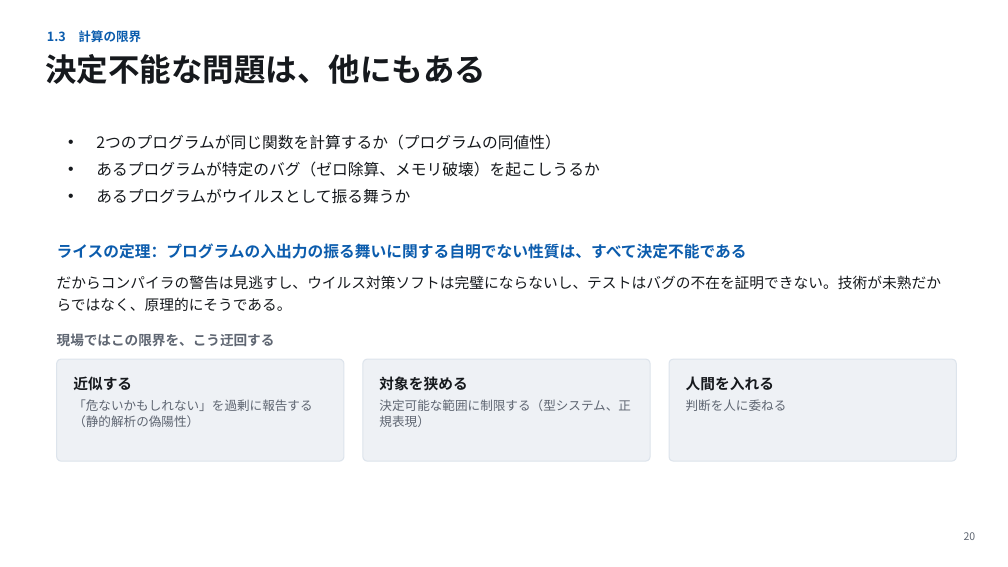
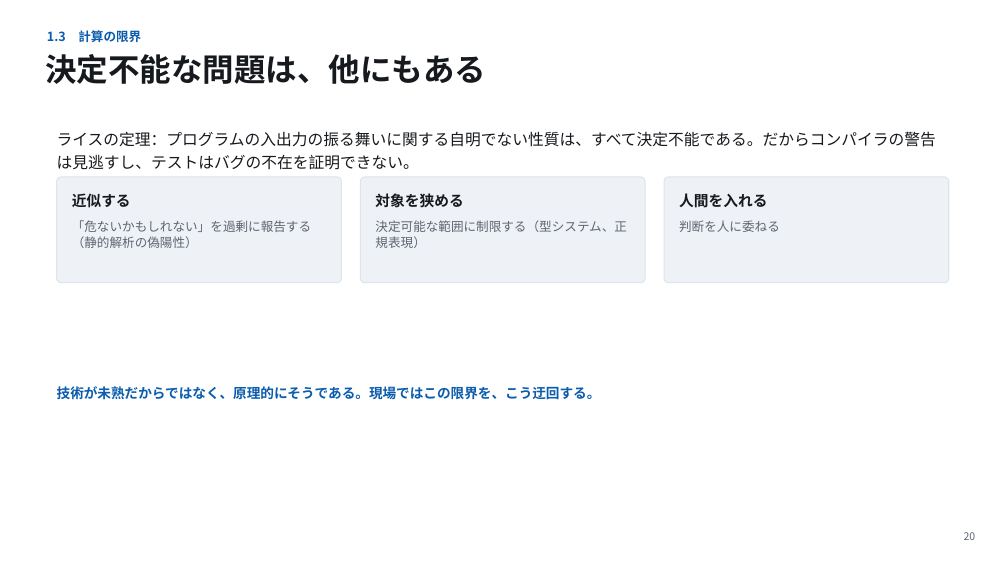
Before and after one commit to koide55/CompOutline, a slide deck: slide 20 of slides/第01回_計算とは何か.pptx. Drawn at 1008x567 pixels with LibreOffice and Linux fonts; fonts in the diff are those of the drawing. Boxes give left, top, right and bottom in pixels: in the first picture for what was removed or moved away, otherwise in the second. Text is boxed around its words. In the diff, an @@ line names an element or a change of style, - is before the commit and + after.

```diff
--- a/slides/第01回_計算とは何か.pptx
+++ b/slides/第01回_計算とは何か.pptx
@@ text at [57,131,936,170]: text changed; text colour #0B5CAD to #16191D; bold off @@
-ライスの定理：プログラムの入出力の振る舞いに関する自明でない性質は、すべて決定不能である
+ライスの定理：プログラムの入出力の振る舞いに関する自明でない性質は、すべて決定不能である。だからコンパイラの警告は見逃すし、テストはバグの不在を証明できない。
@@ text removed at [96,134,599,204] @@
-• 2つのプログラムが同じ関数を計算するか（プログラムの同値性）
-• あるプログラムが特定のバグ（ゼロ除算、メモリ破壊）を起こしうるか
-• あるプログラムがウイルスとして振る舞うか
@@ rounded rectangle: place and size @@
-rounded rectangle at [669,359,957,461]
+rounded rectangle at [57,177,342,283]
@@ proportions changed in 3 elements at [664,177,949,283], [57,177,342,283], [361,177,646,283] @@
@@ rounded rectangle: place and size @@
-rounded rectangle at [363,359,650,461]
+rounded rectangle at [361,177,646,283]
@@ rounded rectangle: place and size @@
-rounded rectangle at [57,359,344,461]
+rounded rectangle at [664,177,949,283]
@@ text "近似する": place and size @@
-text "近似する" at [73,376,132,391]
+text "近似する" at [72,193,131,208]
@@ text "対象を狭める": place and size @@
-text "対象を狭める" at [379,376,467,391]
+text "対象を狭める" at [375,193,463,208]
@@ text "人間を入れる": place and size @@
-text "人間を入れる" at [686,376,774,391]
+text "人間を入れる" at [679,193,767,208]
@@ text "「危ないかもしれない」を過剰に報告する（静的解析の偽陽性）": place and size @@
-text "「危ないかもしれない」を過剰に報告する（静的解析の偽陽性）" at [73,399,312,427]
+text "「危ないかもしれない」を過剰に報告する（静的解析の偽陽性）" at [72,220,311,248]
@@ text "決定可能な範囲に制限する（型システム、正規表現）": place and size @@
-text "決定可能な範囲に制限する（型システム、正規表現）" at [379,399,631,427]
+text "決定可能な範囲に制限する（型システム、正規表現）" at [375,220,627,248]
@@ line spacing 1 to 16pt in 3 elements at [72,220,311,248], [375,220,627,248], [679,220,780,232] @@
@@ text "判断を人に委ねる": place and size @@
-text "判断を人に委ねる" at [686,399,787,411]
+text "判断を人に委ねる" at [679,220,780,232]
@@ text removed at [57,275,941,311] @@
-だからコンパイラの警告は見逃すし、ウイルス対策ソフトは完璧にならないし、テストはバグの不在を証明できない。技術が未熟だからではなく、原理的にそうである。
@@ text at [57,386,601,400]: text changed; text colour #5F6672 to #0B5CAD @@
-現場ではこの限界を、こう迂回する
+技術が未熟だからではなく、原理的にそうである。現場ではこの限界を、こう迂回する。
```
Also in this commit, not shown: 21 other slides changed, 32 other files.
